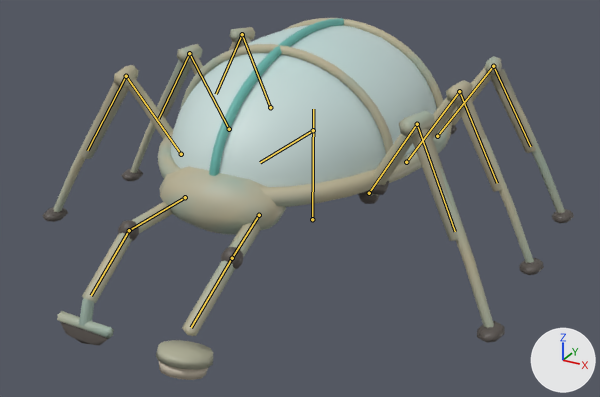
The glTF model assets/creatures/conduit_crawler/conduit_crawler.glb, before and after one commit.
The view is the same before and after, from a 50 mm lens placed at (0.733, -1.388, 0.736), pointed at (0.054, -0.153, 0.118). Every picture has the same lights, and +X, +Y and +Z are marked at lower right. The first picture is the older version. Both versions are drawn at frame 10 of the action 'ko'; the numbers are the values there. The bones that bend it are drawn over the model as lines.

Objects in the first picture: 'conduit_crawler'.
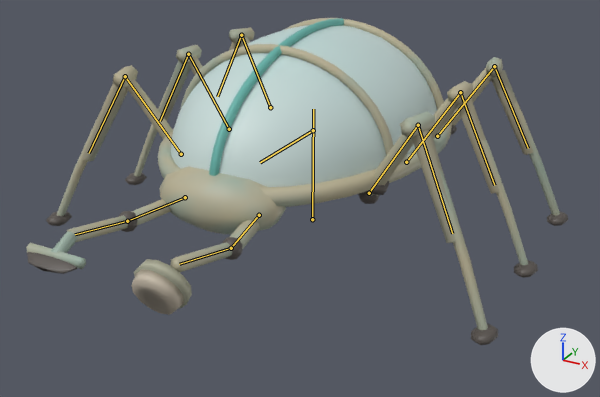
Location of each change, [x1, y1, x2, y2] in pixels of the pictures (600 x 397 px):
'conduit_crawler', posed (10% shorter)
    before: [42, 18, 574, 380]
    after: [26, 18, 568, 345]
bone 'leg_l0_a', root to tip
    before: (369, 193) to (417, 124)
    after: (369, 193) to (418, 125)
bone 'leg_l0_b', root to tip
    before: (417, 124) to (455, 231)
    after: (418, 125) to (452, 233)
bone 'leg_l1_a', root to tip
    before: (406, 162) to (459, 91)
    after: (406, 162) to (460, 92)
bone 'leg_l1_b', root to tip
    before: (459, 91) to (497, 183)
    after: (460, 92) to (494, 185)
bone 'leg_l2_b', root to tip
    before: (493, 66) to (530, 146)
    after: (494, 66) to (528, 148)
bone 'leg_r0_a', root to tip
    before: (181, 154) to (126, 76)
    after: (181, 154) to (125, 76)
bone 'leg_r0_b', root to tip
    before: (126, 76) to (87, 150)
    after: (125, 76) to (89, 153)
bone 'leg_r1_a', root to tip
    before: (229, 129) to (189, 53)
    after: (229, 129) to (188, 54)
bone 'leg_r1_b', root to tip
    before: (189, 53) to (158, 119)
    after: (188, 54) to (160, 121)
bone 'leg_r2_b', root to tip
    before: (242, 34) to (216, 94)
    after: (241, 35) to (217, 96)
bone 'arm_l_a', root to tip
    before: (259, 215) to (232, 258)
    after: (259, 215) to (231, 248)
bone 'arm_l_b', root to tip
    before: (232, 258) to (191, 327)
    after: (231, 248) to (179, 264)
bone 'arm_r_a', root to tip
    before: (185, 197) to (129, 230)
    after: (185, 197) to (127, 221)
bone 'arm_r_b', root to tip
    before: (129, 230) to (91, 295)
    after: (127, 221) to (75, 234)

Edits to the bpy script that builds the scene:
```text
Change bone_leg_l0_a:
    where bone_leg_l0_a = bpy.data.objects['Armature'].pose.bones['leg_l0_a']  # child of 'body'
    bone_leg_l0_a.rotation_quaternion: (0.99, 0.1, 0.026, 0.092) -> (0.991, 0.094, 0.025, 0.087)  # degrees (12, 2, 11) -> degrees (11, 2, 10)
Change bone_leg_l0_b:
    where bone_leg_l0_b = bpy.data.objects['Armature'].pose.bones['leg_l0_b']  # child of 'leg_l0_a'
    bone_leg_l0_b.rotation_quaternion: (0.998, -0.022, -0.012, 0.059) -> (0.997, -0.026, -0.014, 0.07)  # degrees (-3, -1, 7) -> degrees (-3, -1, 8)
Change bone_leg_l1_a:
    where bone_leg_l1_a = bpy.data.objects['Armature'].pose.bones['leg_l1_a']  # child of 'body'
    bone_leg_l1_a.rotation_quaternion: (0.99, 0.101, 0.0, 0.094) -> (0.991, 0.096, 0.0, 0.089)  # degrees (12, -1, 11) -> degrees (11, -1, 10)
Change bone_leg_l1_b:
    where bone_leg_l1_b = bpy.data.objects['Armature'].pose.bones['leg_l1_b']  # child of 'leg_l1_a'
    bone_leg_l1_b.rotation_quaternion: (0.998, -0.022, -0.004, 0.06) -> (0.997, -0.027, -0.004, 0.071)  # degrees (-3, 0, 7) -> degrees (-3, 0, 8)
Change bone_leg_l2_b:
    where bone_leg_l2_b = bpy.data.objects['Armature'].pose.bones['leg_l2_b']  # child of 'leg_l2_a'
    bone_leg_l2_b.rotation_quaternion: (0.998, -0.022, 0.004, 0.06) -> (0.997, -0.027, 0.005, 0.071)  # degrees (-3, 1, 7) -> degrees (-3, 1, 8)
Change bone_leg_r0_a:
    where bone_leg_r0_a = bpy.data.objects['Armature'].pose.bones['leg_r0_a']  # child of 'body'
    bone_leg_r0_a.rotation_quaternion: (0.99, 0.1, -0.026, -0.092) -> (0.991, 0.094, -0.025, -0.087)  # degrees (12, -2, -11) -> degrees (11, -2, -10)
Change bone_leg_r0_b:
    where bone_leg_r0_b = bpy.data.objects['Armature'].pose.bones['leg_r0_b']  # child of 'leg_r0_a'
    bone_leg_r0_b.rotation_quaternion: (0.998, -0.022, 0.012, -0.059) -> (0.997, -0.026, 0.014, -0.07)  # degrees (-3, 1, -7) -> degrees (-3, 1, -8)
Change bone_leg_r1_a:
    where bone_leg_r1_a = bpy.data.objects['Armature'].pose.bones['leg_r1_a']  # child of 'body'
    bone_leg_r1_a.rotation_quaternion: (0.99, 0.101, 0.0, -0.094) -> (0.991, 0.096, 0.0, -0.089)  # degrees (12, 1, -11) -> degrees (11, 1, -10)
Change bone_leg_r1_b:
    where bone_leg_r1_b = bpy.data.objects['Armature'].pose.bones['leg_r1_b']  # child of 'leg_r1_a'
    bone_leg_r1_b.rotation_quaternion: (0.998, -0.022, 0.004, -0.06) -> (0.997, -0.027, 0.004, -0.071)  # degrees (-3, 0, -7) -> degrees (-3, 0, -8)
Change bone_leg_r2_b:
    where bone_leg_r2_b = bpy.data.objects['Armature'].pose.bones['leg_r2_b']  # child of 'leg_r2_a'
    bone_leg_r2_b.rotation_quaternion: (0.998, -0.022, -0.004, -0.06) -> (0.997, -0.027, -0.005, -0.071)  # degrees (-3, -1, -7) -> degrees (-3, -1, -8)
Change bone_arm_l_a:
    where bone_arm_l_a = bpy.data.objects['Armature'].pose.bones['arm_l_a']  # child of 'body'
    bone_arm_l_a.rotation_quaternion: (0.999, -0.001, -0.006, -0.031) -> (0.995, -0.002, -0.021, -0.101)  # degrees (0, -1, -4) -> degrees (0, -2, -12)
Change bone_arm_l_b:
    where bone_arm_l_b = bpy.data.objects['Armature'].pose.bones['arm_l_b']  # child of 'arm_l_a'
    bone_arm_l_b.rotation_quaternion: (0.989, -0.145, 0.006, 0.011) -> (0.89, -0.454, 0.017, 0.035)  # degrees (-17, 1, 1) -> degrees (-54, 4, 3)
Change bone_arm_r_a:
    where bone_arm_r_a = bpy.data.objects['Armature'].pose.bones['arm_r_a']  # child of 'body'
    bone_arm_r_a.rotation_quaternion: (0.999, -0.001, 0.006, 0.031) -> (0.995, -0.002, 0.021, 0.101)  # degrees (0, 1, 4) -> degrees (0, 2, 12)
Change bone_arm_r_b:
    where bone_arm_r_b = bpy.data.objects['Armature'].pose.bones['arm_r_b']  # child of 'arm_r_a'
    bone_arm_r_b.rotation_quaternion: (0.989, -0.145, -0.006, -0.011) -> (0.89, -0.454, -0.017, -0.035)  # degrees (-17, -1, -1) -> degrees (-54, -4, -3)
```
